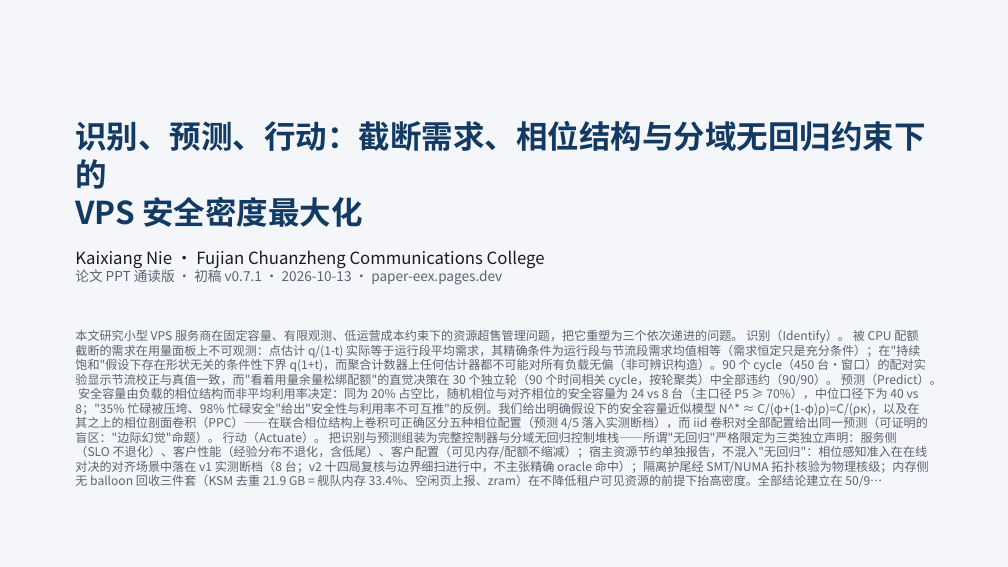
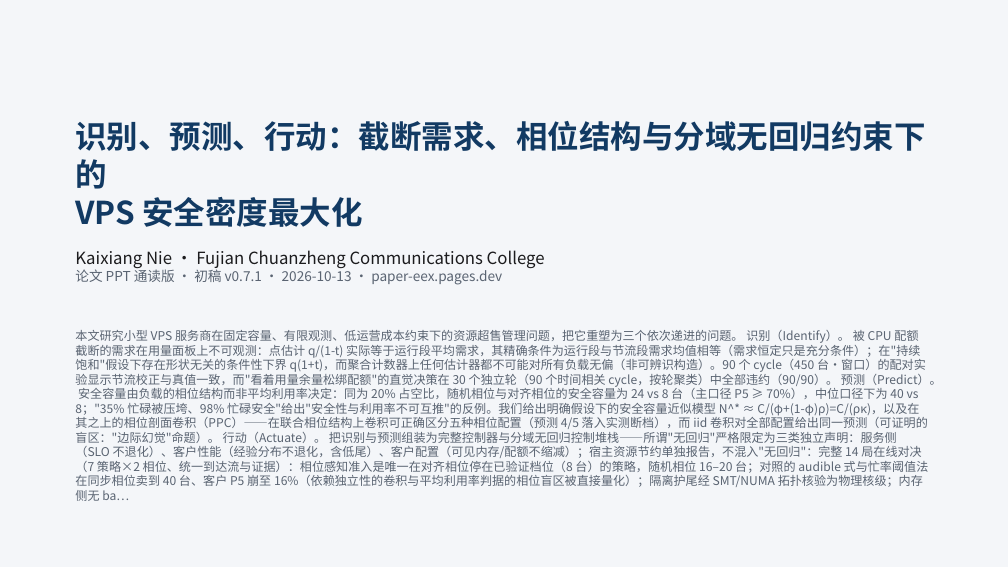
Before and after one commit to 3257085208/Paper, a slide deck: slide 1 of paper.pptx. Drawn at 1008x567 pixels with LibreOffice and Linux fonts; fonts in the diff are those of the drawing. Boxes give left, top, right and bottom in pixels: in the first picture for what was removed or moved away, otherwise in the second. Text is boxed around its words. In the diff, an @@ line names an element or a change of style, - is before the commit and + after.

```diff
--- a/paper.pptx
+++ b/paper.pptx
@@ text at <box>75,330,942,501</box>: text changed @@
-本文研究小型 VPS 服务商在固定容量、有限观测、低运营成本约束下的资源超售管理问题，把它重塑为三个依次递进的问题。 识别（Identify）。 被 CPU 配额截断的需求在用量面板上不可观测：点估计 q/(1-t) 实际等于运行段平均需求，其精确条件为运行段与节流段需求均值相等（需求恒定只是充分条件）；在"持续饱和"假设下存在形状无关的条件性下界 q(1+t)，而聚合计数器上任何估计器都不可能对所有负载无偏（非可辨识构造）。90 个 cycle（450 台·窗口）的配对实验显示节流校正与真值一致，而"看着用量余量松绑配额"的直觉决策在 30 个独立轮（90 个时间相关 cycle，按轮聚类）中全部违约（90/90）。 预测（Predict）。 安全容量由负载的相位结构而非平均利用率决定：同为 20% 占空比，随机相位与对齐相位的安全容量为 24 vs 8 台（主口径 P5 ≥ 70%），中位口径下为 40 vs 8；"35% 忙碌被压垮、98% 忙碌安全"给出"安全性与利用率不可互推"的反例。我们给出明确假设下的安全容量近似模型 N^* ≈ C/(φ+(1-φ)ρ)=C/(ρκ)，以及在其之上的相位剖面卷积（PPC）——在联合相位结构上卷积可正确区分五种相位配置（预测 4/5 落入实测断档），而 iid 卷积对全部配置给出同一预测（可证明的盲区："边际幻觉"命题）。 行动（Actuate）。 把识别与预测组装为完整控制器与分域无回归控制堆栈——所谓"无回归"严格限定为三类独立声明：服务侧（SLO 不退化）、客户性能（经验分布不退化，含低尾）、客户配置（可见内存/配额不缩减）；宿主资源节约单独报告，不混入"无回归"：相位感知准入在在线对决的对齐场景中落在 v1 实测断档（8 台；v2 十四局复核与边界细扫进行中，不主张精确 oracle 命中）；隔离护尾经 SMT/NUMA 拓扑核验为物理核级；内存侧无 balloon 回收三件套（KSM 去重 21.9 GB = 舰队内存 33.4%、空闲页上报、zram）在不降低租户可见资源的前提下抬高密度。全部结论建立在 50/9…
+本文研究小型 VPS 服务商在固定容量、有限观测、低运营成本约束下的资源超售管理问题，把它重塑为三个依次递进的问题。 识别（Identify）。 被 CPU 配额截断的需求在用量面板上不可观测：点估计 q/(1-t) 实际等于运行段平均需求，其精确条件为运行段与节流段需求均值相等（需求恒定只是充分条件）；在"持续饱和"假设下存在形状无关的条件性下界 q(1+t)，而聚合计数器上任何估计器都不可能对所有负载无偏（非可辨识构造）。90 个 cycle（450 台·窗口）的配对实验显示节流校正与真值一致，而"看着用量余量松绑配额"的直觉决策在 30 个独立轮（90 个时间相关 cycle，按轮聚类）中全部违约（90/90）。 预测（Predict）。 安全容量由负载的相位结构而非平均利用率决定：同为 20% 占空比，随机相位与对齐相位的安全容量为 24 vs 8 台（主口径 P5 ≥ 70%），中位口径下为 40 vs 8；"35% 忙碌被压垮、98% 忙碌安全"给出"安全性与利用率不可互推"的反例。我们给出明确假设下的安全容量近似模型 N^* ≈ C/(φ+(1-φ)ρ)=C/(ρκ)，以及在其之上的相位剖面卷积（PPC）——在联合相位结构上卷积可正确区分五种相位配置（预测 4/5 落入实测断档），而 iid 卷积对全部配置给出同一预测（可证明的盲区："边际幻觉"命题）。 行动（Actuate）。 把识别与预测组装为完整控制器与分域无回归控制堆栈——所谓"无回归"严格限定为三类独立声明：服务侧（SLO 不退化）、客户性能（经验分布不退化，含低尾）、客户配置（可见内存/配额不缩减）；宿主资源节约单独报告，不混入"无回归"：完整 14 局在线对决（7 策略×2 相位、统一到达流与证据）：相位感知准入是唯一在对齐相位停在已验证档位（8 台）的策略，随机相位 16–20 台；对照的 audible 式与忙率阈值法在同步相位卖到 40 台、客户 P5 崩至 16%（依赖独立性的卷积与平均利用率判据的相位盲区被直接量化）；隔离护尾经 SMT/NUMA 拓扑核验为物理核级；内存侧无 ba…
```
Also in this commit, not shown: 8 other slides changed, 1 slide added, 1 other file.
